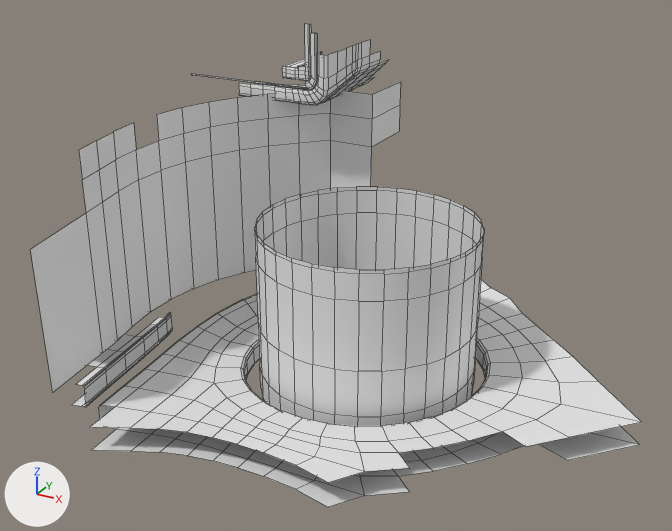
The OBJ model PadForge.App/3DModels/DualSense/Edge/B3.obj: old version first, new version second.
Before and after are seen from a 50 mm camera at (54.2, -54.9, -2.4) aimed at (37.0, -23.6, -18.0). Arrows for +X, +Y and +Z are at lower left; the lights stay in place. The first picture is the older version. Mesh edges are drawn as thin lines. Where no turn or scale is listed for an object, it has been applied to the vertices.

Objects in the first picture: 'B3'.
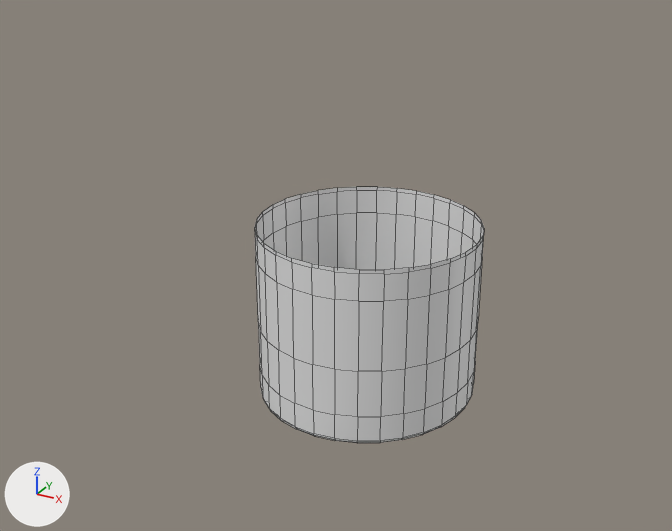
Changed parts and their boxes (x1, y1, x2, y2) in the pictures (672 x 531 px):
'B3', reshaped (62% narrower, 47% shorter): before (30, 24, 641, 507); after (255, 187, 484, 443)
part 1 of me_b3, deleted: before (30, 24, 641, 507)

The change in detail:
me_b3 is used by ob_b3; location (0.0, 0.0, 0.0).
me_b3 had 1572 vertices, 1399 faces and spanned x 25.6..49.9, y -33.2..-11.9, z -24.1..-9.3.
me_b3 now has 465 vertices, 448 faces and spans x 33.5..42.8, y -27.7..-18.4, z -24.1..-16.1.
me_b3 part 1: 7 loose pieces with 1107 vertices, spanning x 25.6..49.9, y -33.2..-11.9, z -23.8..-9.3, are deleted.
